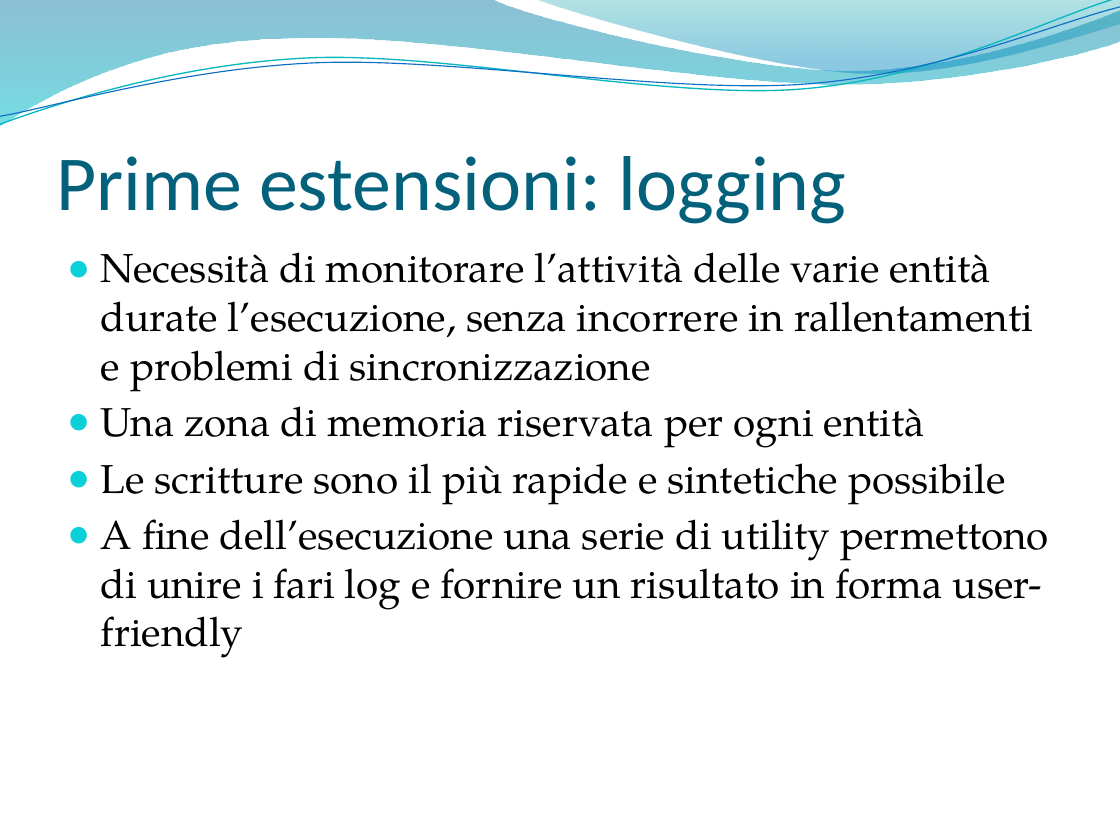
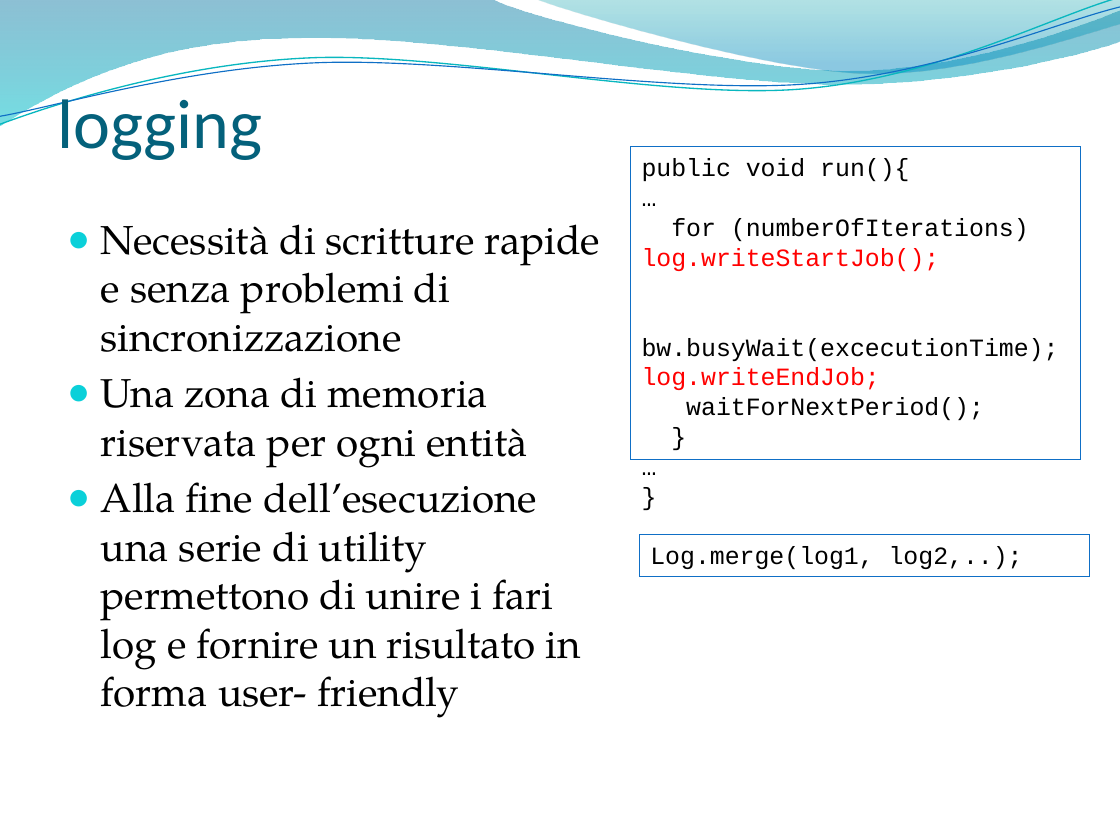
Before and after one commit to marconanni/provejavarealtime, a slide deck: slide 12 of SolarisNetBeansProjects/parti tesi/bozza presentazione.pptx (slide 8 before the commit). Drawn at 1120x840 pixels with LibreOffice and Linux fonts; fonts in the diff are those of the drawing; background and template pictures are left out. Boxes give left, top, right and bottom in pixels: in the first picture for what was removed or moved away, otherwise in the second. Text is boxed around its words. In the diff, an @@ line names an element or a change of style, - is before the commit and + after.

```diff
--- a/SolarisNetBeansProjects/parti tesi/bozza presentazione.pptx
+++ b/SolarisNetBeansProjects/parti tesi/bozza presentazione.pptx
@@ title at [57, 90, 262, 160]: text changed; size 50 to 45 pt @@
-Prime estensioni: logging
+logging
@@ rectangle added at [631, 147, 1081, 459], outline #0F6FC6 0.75 pt, 16 pt, text #000000 @@
+public void run(){
+…
+for (numberOfIterations) log.writeStartJob(); bw.busyWait(excecutionTime);
+log.writeEndJob;
+waitForNextPeriod();
+}
+…
+}
@@ text "Necessità di scritture rapide e ...": place and size @@
-text "Necessità di scritture rapide e ..." at [101, 252, 1049, 658]
+text "Necessità di scritture rapide e ..." at [101, 224, 601, 718]
@@ text at [101, 224, 601, 352]: text changed @@
-● Necessità di monitorare l’attività delle varie entità durate l’esecuzione, senza incorrere in rallentamenti e problemi di sincronizzazione
+● Necessità di scritture rapide e senza problemi di sincronizzazione
@@ text at [101, 482, 581, 718]: text changed @@
-● Le scritture sono il più rapide e sintetiche possibile
-● A fine dell’esecuzione una serie di utility permettono di unire i fari log e fornire un risultato in forma user- friendly
+● Alla fine dell’esecuzione una serie di utility permettono di unire i fari log e fornire un risultato in forma user- friendly
@@ rectangle added at [640, 534, 1090, 576], outline #0F6FC6 0.75 pt, 16 pt, text #000000 @@
+Log.merge(log1, log2,..);
```
Also in this commit, not shown: 9 other slides changed, 16 slides added, 13 slides removed.
